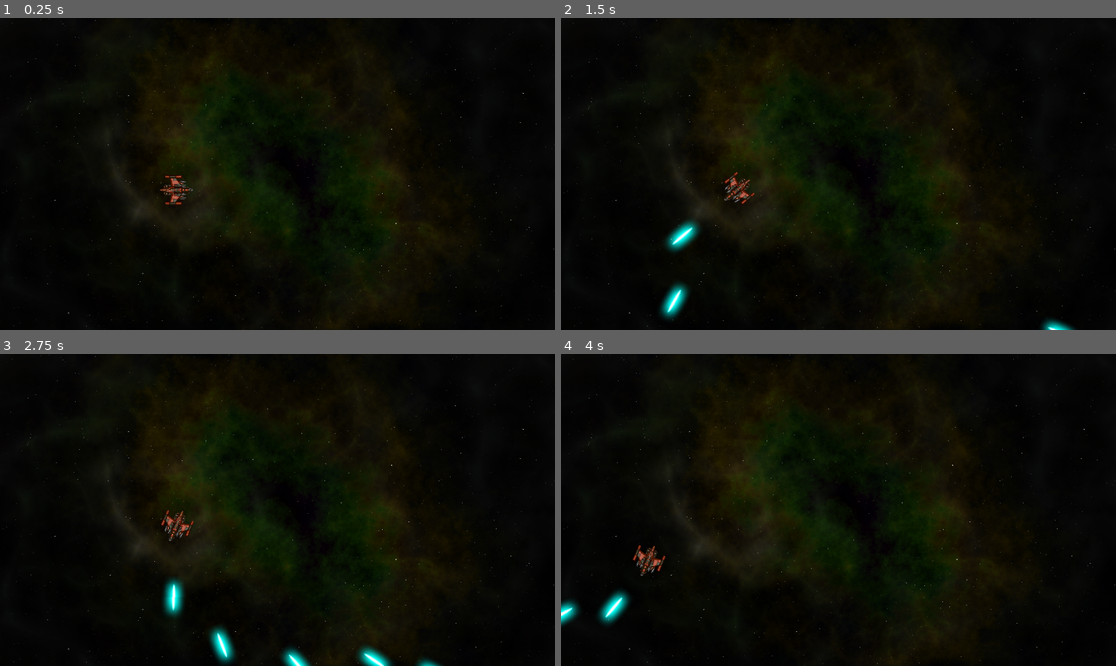
Above: before the commit, frames 1-4 (two rows, left to right).
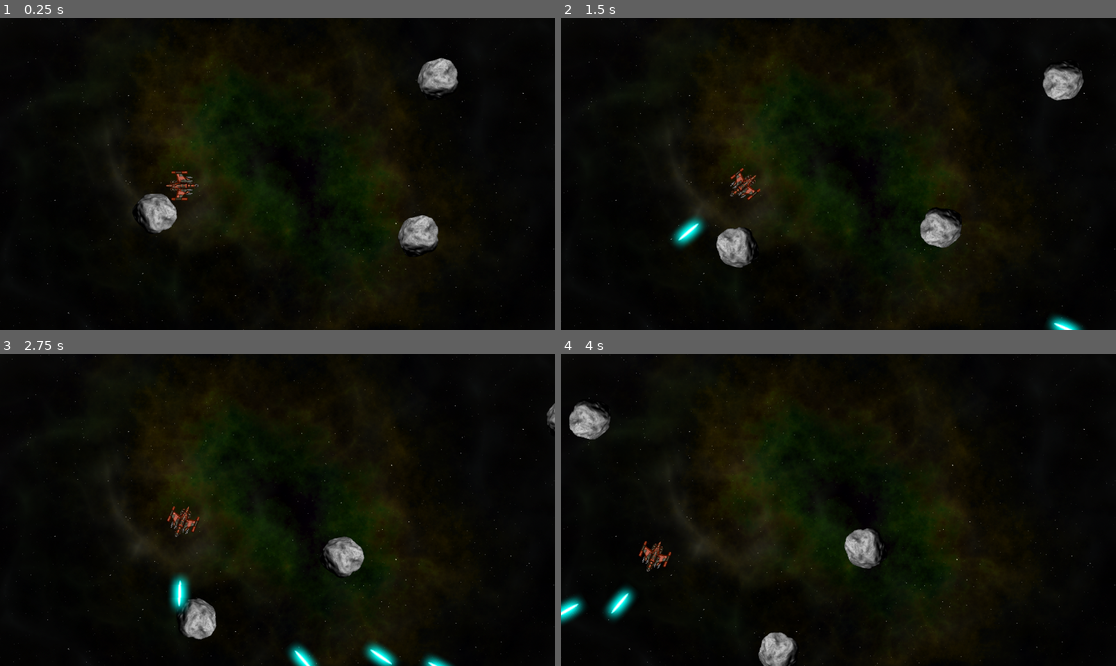
Above: after the commit, the same moments.

Repository: bakudas/godot-doodles
Game: Godot game, scene res://scenes/main.tscn
Two runs of this game, one before a commit and one after it. Both use one fixed random seed, a clock stepped at 60 frames per second and the inputs below.
Inputs:
- Up to frame 1 (0.25 s): no input
- Up to frame 2 (1.5 s): hold D (rotate_right) 0.53-1.28 s; hold Space (shoot) 0.53-1.28 s; hold A (rotate_left) from 1.28 s (still down); tap Space (shoot) at 1.35 s
- Up to frame 3 (2.75 s): release A (rotate_left) at 2.03 s; hold D (rotate_right) from 2.03 s (still down); hold Space (shoot) from 2.03 s (still down)
- Up to frame 4 (4 s): release D (rotate_right) at 2.78 s; release Space (shoot) at 2.78 s; hold W (thrust) 2.78-3.53 s; tap Space (shoot) at 2.85 s; hold A (rotate_left) from 3.53 s (still down); hold Space (shoot) from 3.53 s (still down)

The runs differ from the first frame. In frame 1, 2.3% of the frame differs, in the area x 23-83%, y 12-76%; in frame 2, 3.3%; in frame 3, 3.4%, in the area x 28-100%, y 15-100%; in frame 4, 2.9%.

Commit message:
add rocks

Diff:
--- a/arcade-asteroids/project.godot
+++ b/arcade-asteroids/project.godot
@@ -14,6 +14,10 @@
 run/main_scene="uid://5tphxxfx3x55"
 config/features=PackedStringArray("4.6", "GL Compatibility")
 config/icon="res://icon.svg"
+
+[global_group]
+
+rocks=""
 
 [input]
 
--- a/arcade-asteroids/scenes/main.tscn
+++ b/arcade-asteroids/scenes/main.tscn
@@ -1,9 +1,17 @@
 [gd_scene format=3 uid="uid://5tphxxfx3x55"]
 
 [ext_resource type="Texture2D" uid="uid://baoncaj2qjo3t" path="res://assets/space_background.png" id="1_o5qli"]
+[ext_resource type="Script" uid="uid://c0r7t7loi51di" path="res://scripts/main.gd" id="1_sugp2"]
 [ext_resource type="PackedScene" uid="uid://dfsgrf3wdnxte" path="res://scenes/player.tscn" id="2_0wfyh"]
 
+[sub_resource type="Curve2D" id="Curve2D_0wfyh"]
+_data = {
+"points": PackedVector2Array(0, 0, 0, 0, -367, -357, 0, 0, 0, 0, -366, 291, 0, 0, 0, 0, 786, 291, 0, 0, 0, 0, 786, -357, 0, 0, 0, 0, -366, -357, 0, 0, 0, 0, -367, -357)
+}
+point_count = 6
+
 [node name="Main" type="Node2D" unique_id=1898612454]
+script = ExtResource("1_sugp2")
 
 [node name="Background" type="Sprite2D" parent="." unique_id=1134413042]
 position = Vector2(576, 324)
@@ -12,3 +20,11 @@
 
 [node name="Player" parent="." unique_id=1016089088 instance=ExtResource("2_0wfyh")]
 position = Vector2(366, 357)
+
+[node name="RockPath" type="Path2D" parent="." unique_id=1328480304]
+position = Vector2(366, 357)
+curve = SubResource("Curve2D_0wfyh")
+
+[node name="RockSpawn" type="PathFollow2D" parent="RockPath" unique_id=1454331224]
+position = Vector2(-367, -357)
+rotation = 1.5692531
--- /dev/null
+++ b/arcade-asteroids/scenes/rock.tscn
@@ -0,0 +1,18 @@
+[gd_scene format=3 uid="uid://cwp1nr3pug0q1"]
+
+[ext_resource type="Script" uid="uid://ch0qsn0ng71uv" path="res://scripts/rock.gd" id="1_1di36"]
+[ext_resource type="Texture2D" uid="uid://dr702t55wrj6o" path="res://assets/rock.png" id="2_mek2u"]
+
+[sub_resource type="PhysicsMaterial" id="PhysicsMaterial_t8sxr"]
+bounce = 1.0
+
+[node name="Rock" type="RigidBody2D" unique_id=1177430988 groups=["rocks"]]
+physics_material_override = SubResource("PhysicsMaterial_t8sxr")
+linear_damp_mode = 1
+angular_damp_mode = 1
+script = ExtResource("1_1di36")
+
+[node name="Sprite2D" type="Sprite2D" parent="." unique_id=1801190729]
+texture = ExtResource("2_mek2u")
+
+[node name="CollisionShape2D" type="CollisionShape2D" parent="." unique_id=193806596]
--- /dev/null
+++ b/arcade-asteroids/scripts/main.gd
@@ -0,0 +1,22 @@
+extends Node2D
+
+@export var rock_scene: PackedScene = preload("res://scenes/rock.tscn")
+var screensize: Vector2 = Vector2.ZERO
+
+# Called when the node enters the scene tree for the first time.
+func _ready() -> void:
+	screensize = get_viewport_rect().size
+	for i in 3:
+		spawn_rock(3)
+
+
+func spawn_rock(size, pos=null, vel=null) -> void:
+	if pos == null:
+		$RockPath/RockSpawn.progress = randi()
+		pos = $RockPath/RockSpawn.position
+	if vel == null:
+		vel = Vector2.RIGHT.rotated(randf_range(0, TAU)) * randf_range(50, 125)
+	var r = rock_scene.instantiate()
+	r.screensize = screensize
+	r.start(pos, vel, size)
+	call_deferred("add_child", r)
--- /dev/null
+++ b/arcade-asteroids/scripts/rock.gd
@@ -0,0 +1,30 @@
+extends RigidBody2D
+
+var screensize: Vector2 = Vector2.ZERO
+var size: int
+var radius: float
+var scale_factor: float = .2
+
+
+func start(_position: Vector2, _velocity: Vector2, _size: float) -> void:
+	position = _position
+	size = _size
+	mass = 1.5 * size
+	$Sprite2D.scale = Vector2.ONE * scale_factor * size
+	radius = int($Sprite2D.texture.get_size().x / 2 * $Sprite2D.scale.x)
+	var shape = CircleShape2D.new()
+	shape.radius = radius
+	$CollisionShape2D.shape = shape
+	linear_velocity = _velocity
+	angular_velocity = randf_range(-PI, PI)
+
+
+func _integrate_forces(state: PhysicsDirectBodyState2D) -> void:
+	var xform = state.transform
+	xform.origin.x = wrapf(xform.origin.x, 0 - radius, screensize.x + radius)
+	xform.origin.y = wrapf(xform.origin.y, 0 - radius, screensize.y + radius)
+	state.transform = xform
+
+
+func explode() -> void:
+	pass
Not shown, added: arcade-asteroids/scripts/main.gd.uid
Not shown, added: arcade-asteroids/scripts/rock.gd.uid
